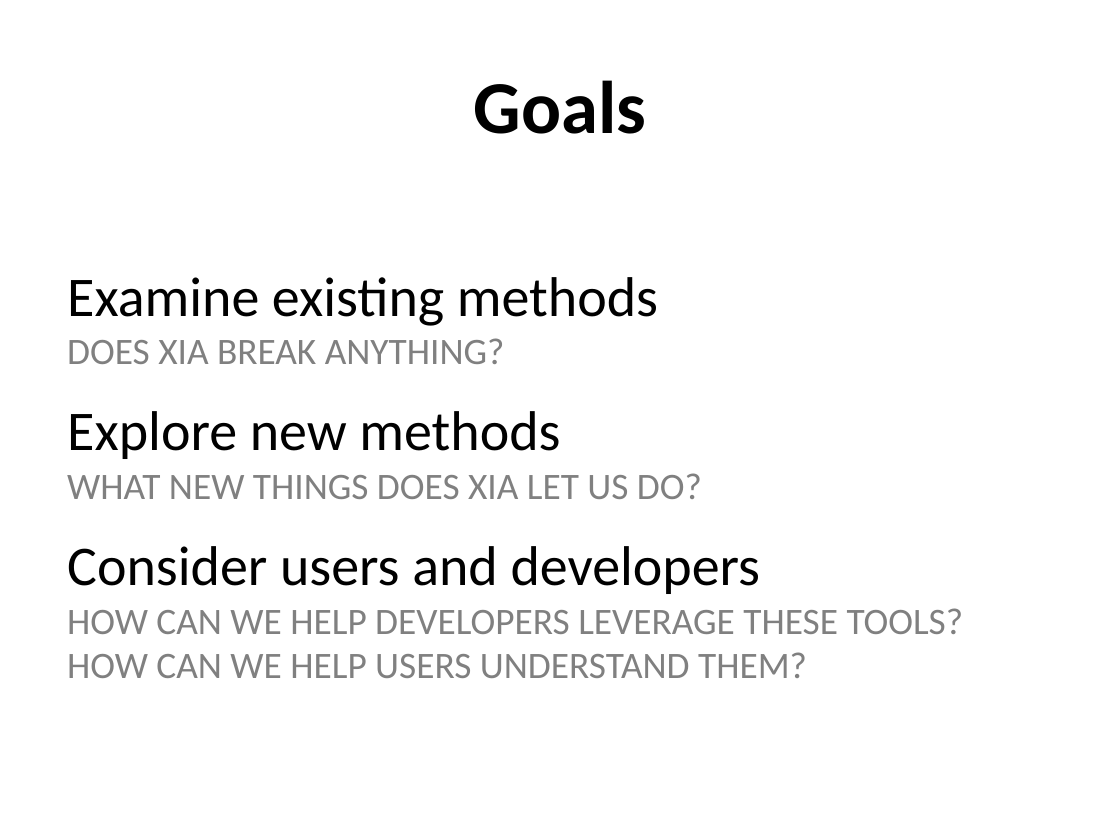
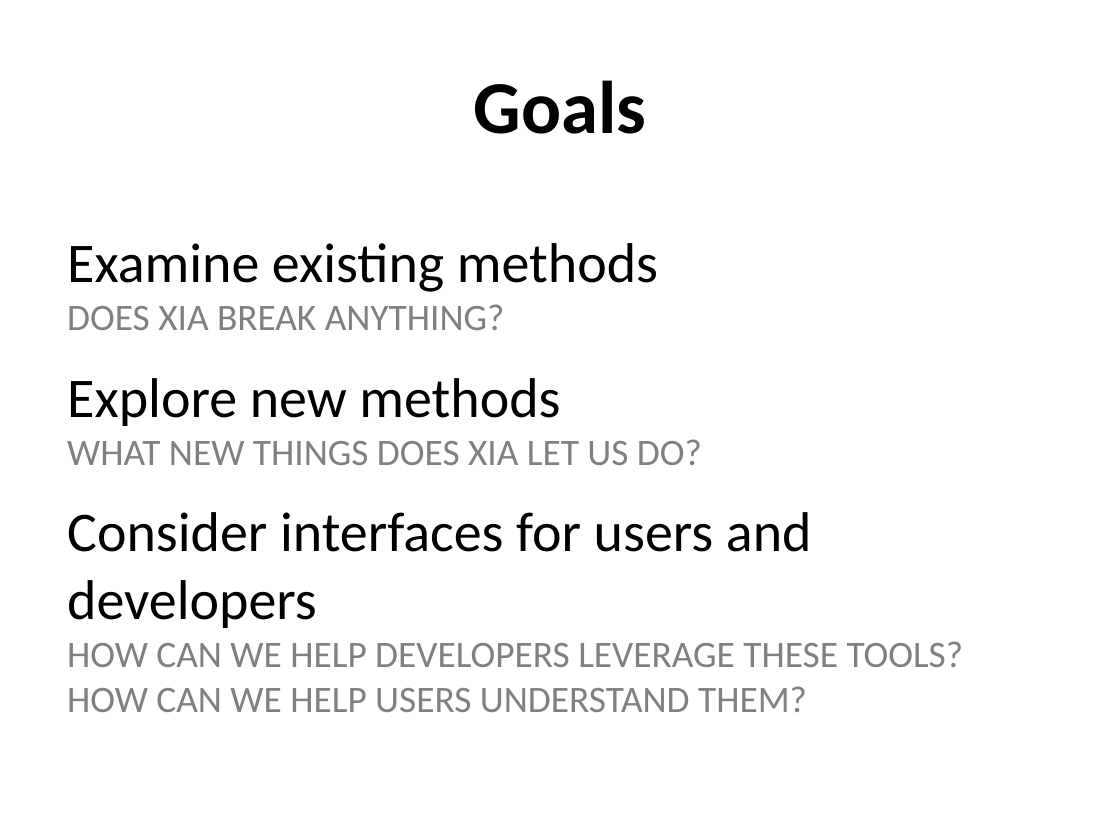
Before and after one commit to nfeltman/XIAnon, a slide deck: slide 2 of Presentation/Anonymity In XIA.pptx. Drawn at 1120x840 pixels with LibreOffice and Linux fonts; fonts in the diff are those of the drawing. Boxes give left, top, right and bottom in pixels: in the first picture for what was removed or moved away, otherwise in the second. Text is boxed around its words. In the diff, an @@ line names an element or a change of style, - is before the commit and + after.

```diff
--- a/Presentation/Anonymity In XIA.pptx
+++ b/Presentation/Anonymity In XIA.pptx
@@ text at bbox=[67, 512, 812, 628]: text changed @@
-Consider users and developers
+Consider interfaces for users and developers
```
Also in this commit, not shown: 5 other slides changed.
